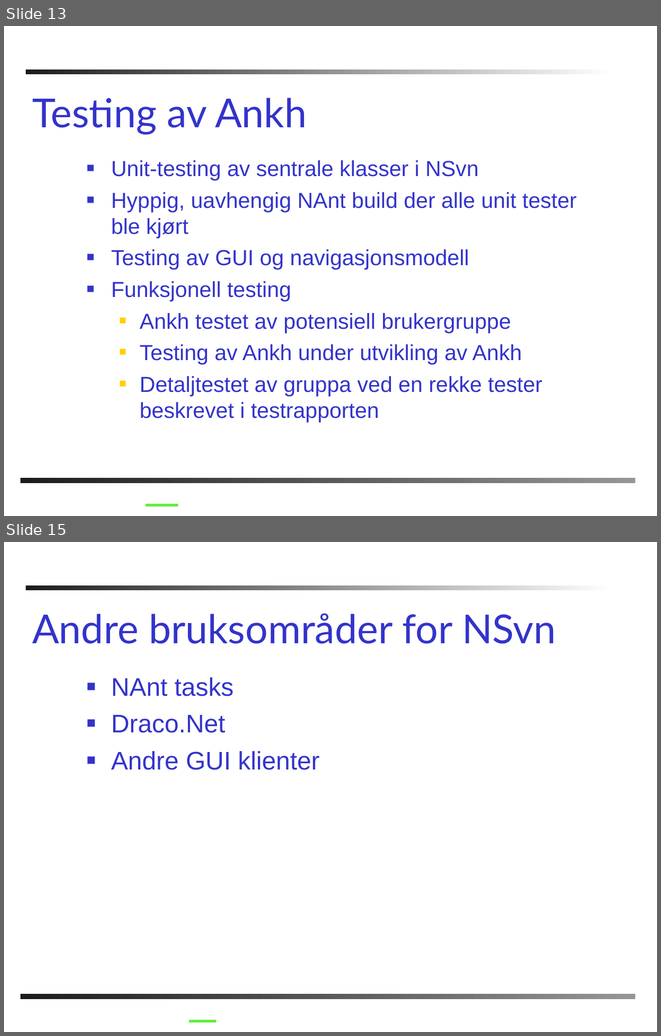
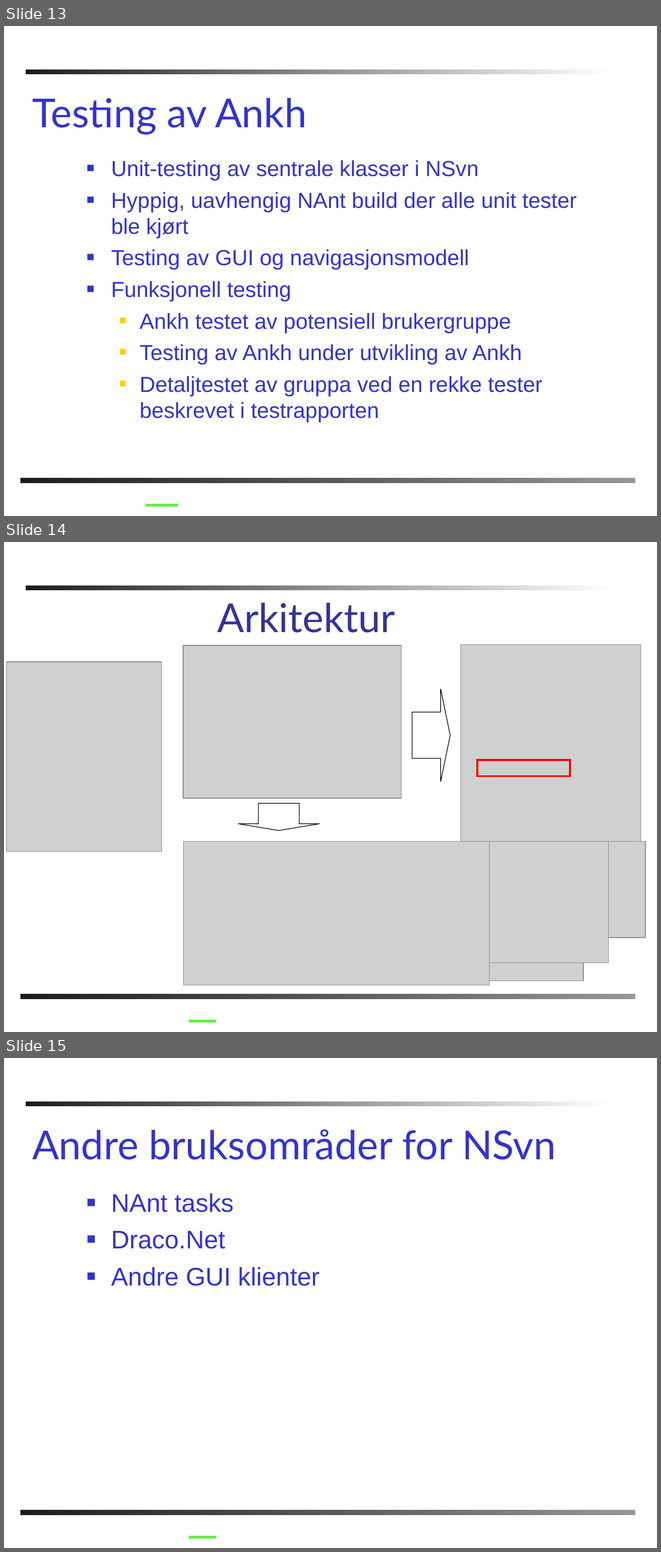
Before and after one commit to windygu/AnkhSVN, a slide deck: doc/powerpoint/Subversion_addin_for_VS.NET.ppt. Shown one above the other, each under a label of ours: slides 13 and 15 before the commit, slides 13, 14 and 15 after it; the slides between them are not shown. The pictures are 661x1036 and 661x1552 pixels, drawn with LibreOffice and Linux fonts; fonts in the diff are those of the drawing; grey boxes stand for pictures; background and template pictures are left out. Boxes give left, top, right and bottom in pixels: in the first picture for what was removed or moved away, otherwise in the second. Text is boxed around its words. In the diff, an @@ line names an element or a change of style, - is before the commit and + after.

```diff
--- a/doc/powerpoint/Subversion_addin_for_VS.NET.ppt
+++ b/doc/powerpoint/Subversion_addin_for_VS.NET.ppt
@@ slide 14 added at (x1=4, y1=542, x2=657, y2=1032), background #FFFFFF; not listed: 2 template elements that a slide beside it also shows @@
@@ title added at (x1=217, y1=602, x2=395, y2=633), 44 pt, text #333399 @@
+Arkitektur
@@ picture added at (x1=183, y1=645, x2=401, y2=798) @@
@@ picture added at (x1=460, y1=644, x2=641, y2=841) @@
@@ picture added at (x1=7, y1=661, x2=162, y2=851) @@
@@ right arrow added at (x1=412, y1=689, x2=450, y2=782), outline #000000 0.74 pt @@
@@ rectangle added at (x1=477, y1=759, x2=570, y2=776), outline #FF0000 2.24 pt @@
@@ down arrow added at (x1=238, y1=803, x2=319, y2=831), outline #000000 0.74 pt @@
@@ picture added at (x1=184, y1=841, x2=489, y2=985) @@
@@ picture added at (x1=189, y1=841, x2=503, y2=950) @@
@@ picture added at (x1=189, y1=841, x2=592, y2=893) @@
@@ picture added at (x1=189, y1=841, x2=645, y2=937) @@
@@ picture added at (x1=189, y1=841, x2=583, y2=980) @@
@@ picture added at (x1=189, y1=841, x2=608, y2=962) @@
@@ line added from (189, 1021) to (216, 1021), #60EE3E 3 pt @@
```
Also in this commit, not shown: 2 slides changed, 1 other slide added, 1 slide removed, 1 other file.
